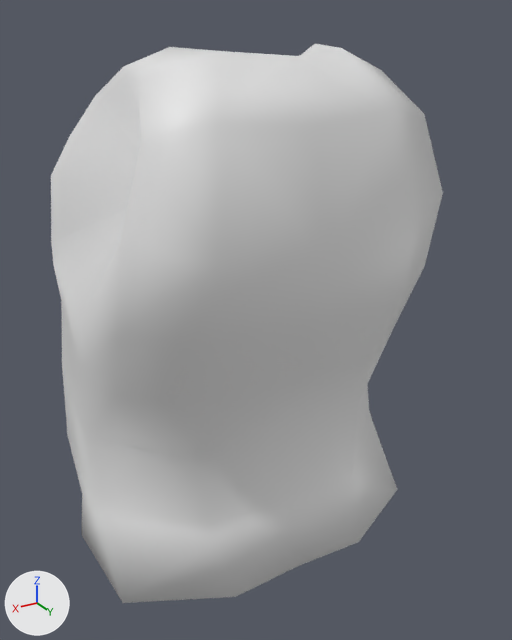
The FBX model Contents/mods/Authentic Z - Current/media/models_X/Skinned/CustomBodies/FatBody01_M/FatBod_M_01_HuntingVest.fbx: old version first, new version second.
One viewpoint serves both versions: a camera (50 mm lens) standing at (0.00195, 0.00373, 0.00827) and looking at (-0.00011, 0.0003, 0.00655). Arrows for +X, +Y and +Z are at lower left; the lights stay in place. Where no turn or scale is listed for an object, it has been applied to the vertices.

Before the edit, the objects in view are built like this:
```python
me_mesh_001 = bpy.data.meshes.new('Mesh.001')
me_mesh_001.from_pydata(...)  # 103 vertices, 202 faces; spans x -0.00104..0.00104, y -0.00098..0.00111, z 0.00519..0.00813
ob_bob_highvisvest = bpy.data.objects.new('Bob_HighVisVest', me_mesh_001)
ob_bob_highvisvest.location = (0.0, 0.0, 0.0)
```
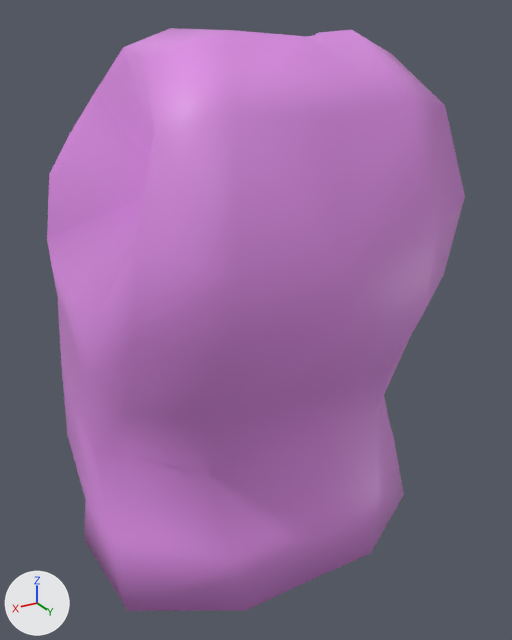
Changed parts and their boxes [x1, y1, x2, y2] in the pictures (512 x 640 px):
```json
{"object": "Bob_HighVisVest", "change": "recoloured, reshaped", "before": [51, 44, 443, 603], "after": [47, 28, 465, 611], "on screen": "grey to pink, 7% wider"}
```

Scene script edits in JSON lines:
```json
{"op": "add", "block": "mat_material_002", "code": ["mat_material_002 = principled_material('Material.002')", "mat_material_002.base_color = (0.741, 0.274, 0.8)  # pink #df8fe7"]}
{"block": "me_mesh_001", "where": "# used by ob_bob_highvisvest; location = (0.0, 0.0, 0.0)"}
{"op": "remove", "block": "me_mesh_001", "code": "me_mesh_001.from_pydata(...)  # 103 vertices, 202 faces; spans x -0.00104..0.00104, y -0.00098..0.00111, z 0.00519..0.00813"}
{"op": "add", "block": "me_mesh_001", "code": "me_mesh_001.from_pydata(...)  # 103 vertices, 202 faces; spans x -0.00104..0.00104, y -0.00099..0.0013, z 0.00519..0.00821"}
{"block": "me_mesh_001", "change": "me_mesh_001 part 1: 90 of 103 vertices moved; they spanned x -0.00104..0.00104, y -0.00098..0.00111, z 0.0052..0.00813 and now span x -0.00104..0.00104, y -0.00099..0.0013, z 0.0052..0.00821; mean shift (0.0, 0.00007, 0.00001); largest move (0.0, 0.00106, 0.00681) -> (0.0, 0.0013, 0.00681)"}
{"op": "add", "block": "me_mesh_001", "code": "me_mesh_001.materials.append(mat_material_002)  # pink #df8fe7"}
```
